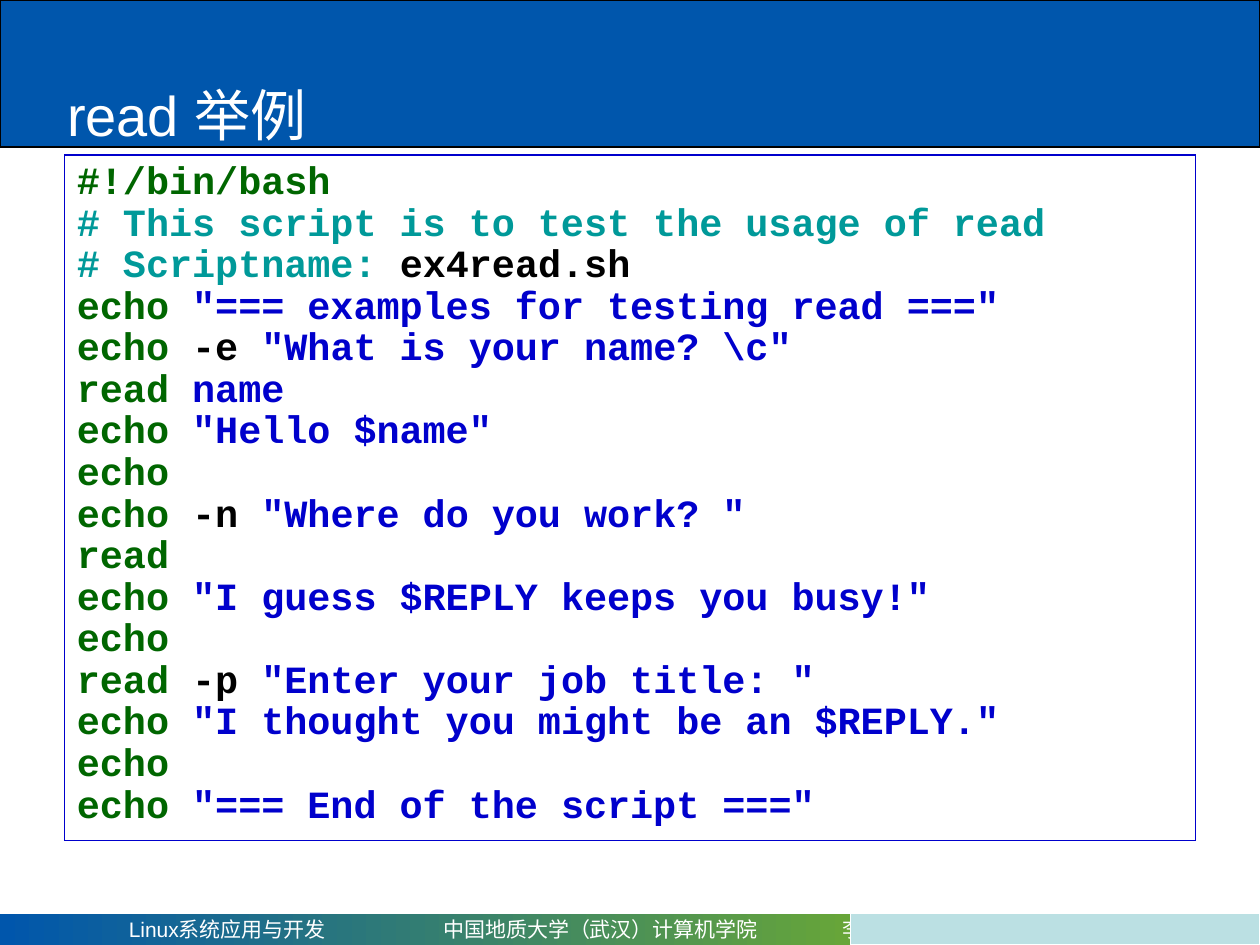
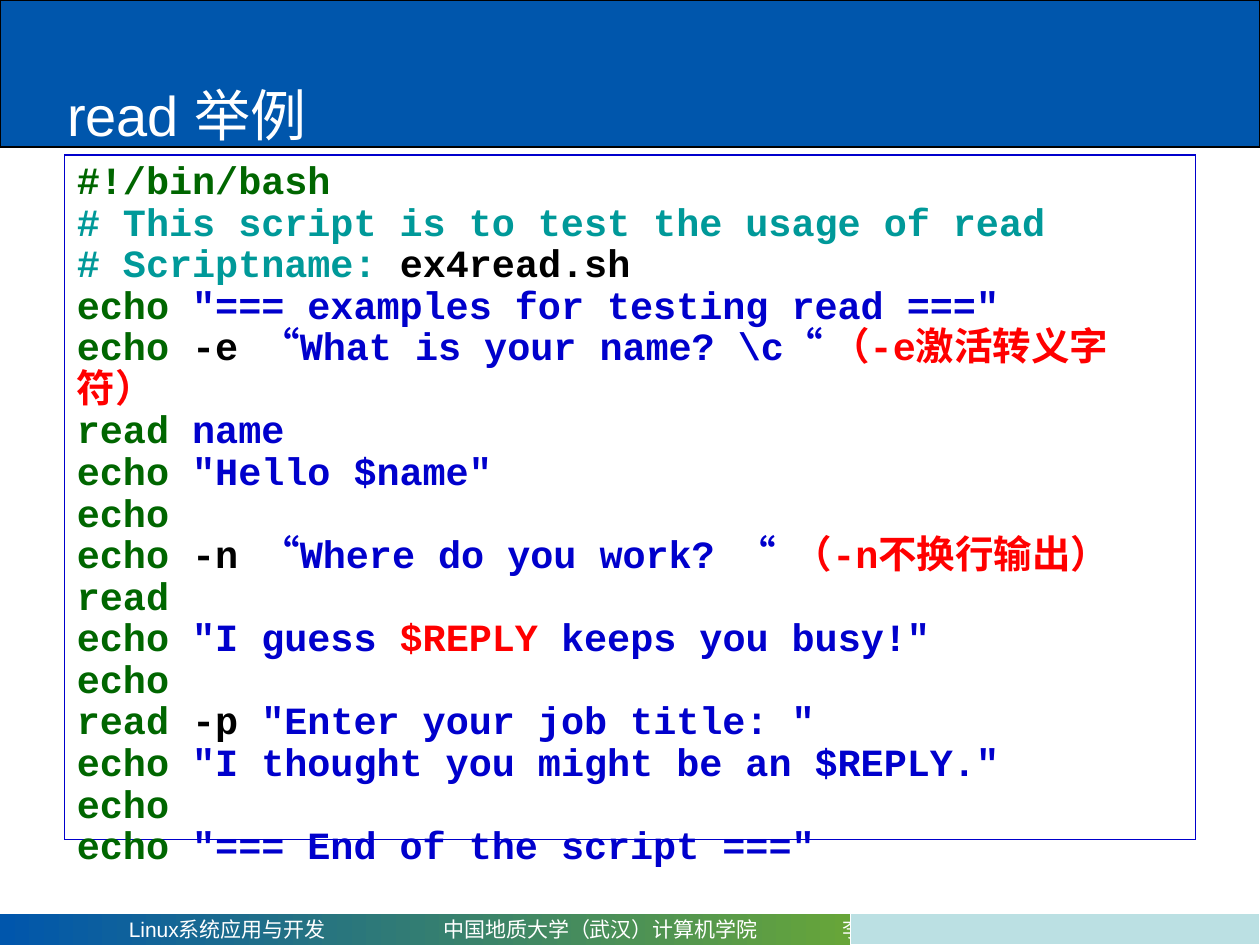
Before and after one commit to mxy493/CUGCS, a slide deck: slide 38 of 3-1大三上/Linux系统应用与开发（康晓军）/课件/第四章 shell编程.pptx (slide 34 before the commit). Drawn at 1260x945 pixels with LibreOffice and Linux fonts; fonts in the diff are those of the drawing. Boxes give left, top, right and bottom in pixels: in the first picture for what was removed or moved away, otherwise in the second. Text is boxed around its words. In the diff, an @@ line names an element or a change of style, - is before the commit and + after.

```diff
--- a/3-1大三上/Linux系统应用与开发（康晓军）/课件/第四章 shell编程.pptx
+++ b/3-1大三上/Linux系统应用与开发（康晓军）/课件/第四章 shell编程.pptx
@@ text in rectangle at (x1=77, y1=327, x2=823, y2=372): text changed @@
-echo -e "What is your name? \c"
+echo -e “What is your name? \c“ （-e激活转义字符）
@@ text in rectangle at (x1=77, y1=535, x2=1109, y2=576): text changed @@
-echo -n "Where do you work? "
+echo -n “Where do you work? “ （-n不换行输出）
@@ text in rectangle at (x1=77, y1=624, x2=930, y2=659): text colour #0000CC to #FF0000 in "$REPLY" @@
```
Also in this commit, not shown: 16 other slides changed, 22 slides added, 1 slide removed, 3 other files.
